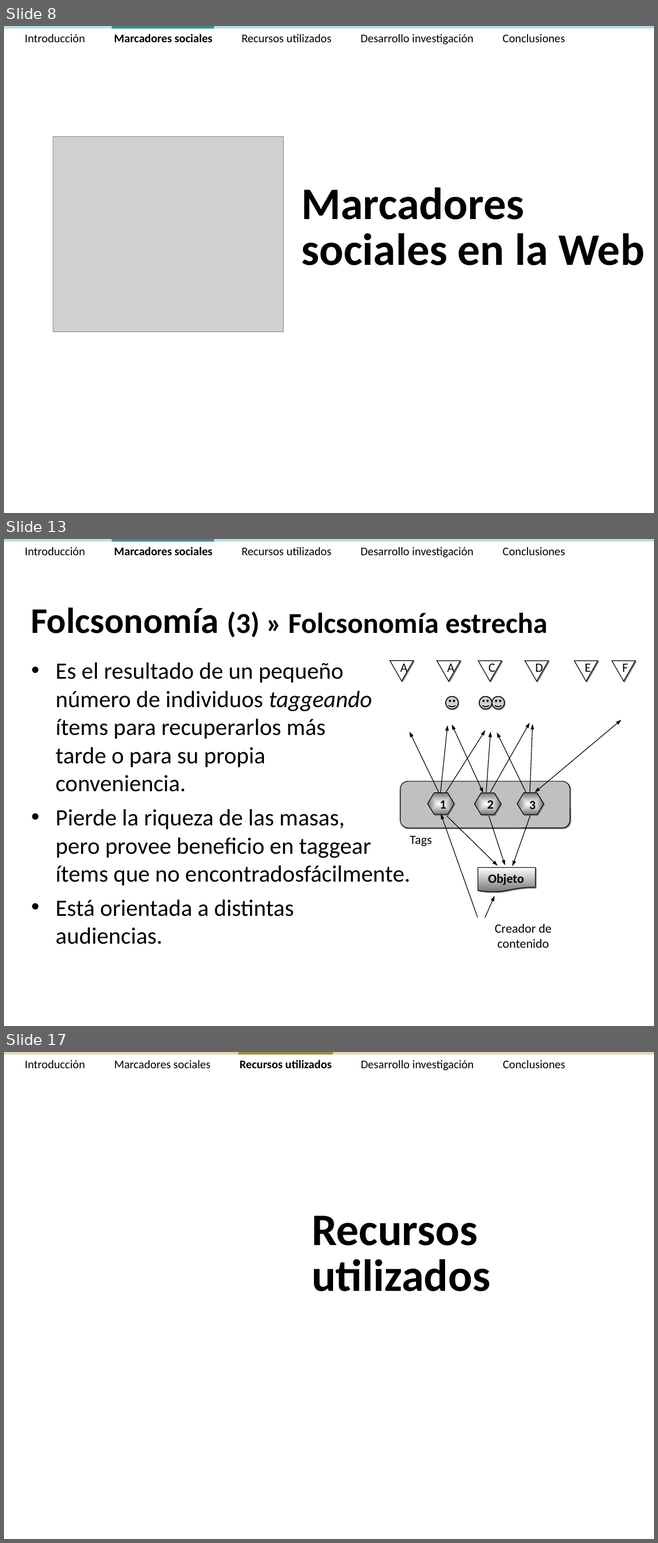
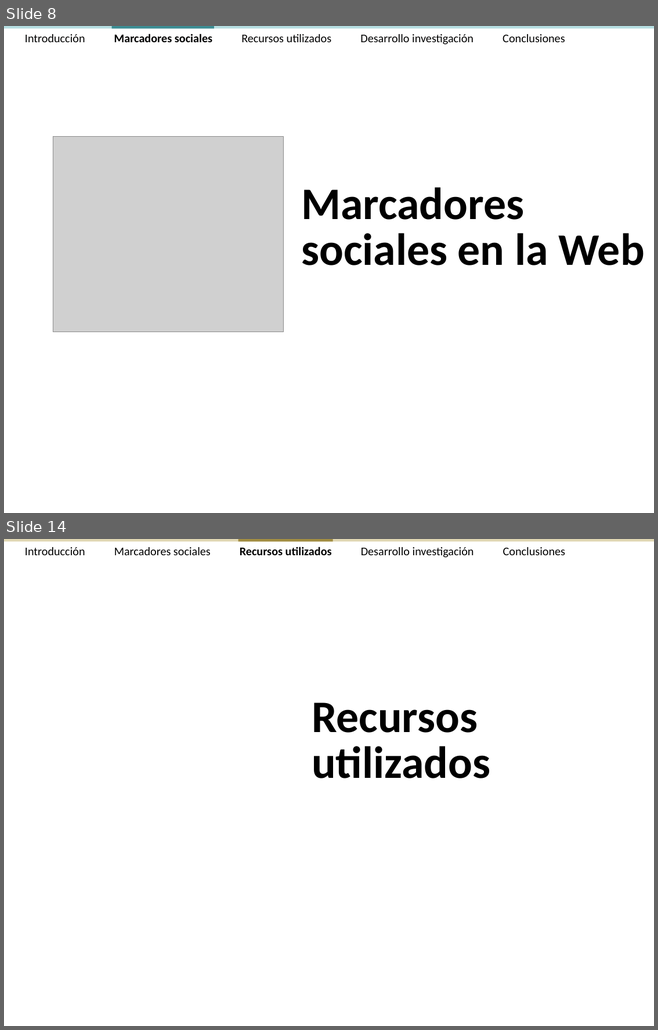
Before and after one commit to ak907kenai/nicotournetesis, a slide deck: docs_trunk/Presentación/Nicolás Tourné - Presentación Tesis (v2.3).ppt. Shown one above the other, each under a label of ours: slides 8, 13 and 17 before the commit, slides 8 and 14 after it; the slides between them are not shown. The pictures are 658x1543 and 658x1030 pixels, drawn with LibreOffice and Linux fonts; fonts in the diff are those of the drawing; grey boxes stand for pictures; background and template pictures are left out. Boxes give left, top, right and bottom in pixels: in the first picture for what was removed or moved away, otherwise in the second. Text is boxed around its words. In the diff, an @@ line names an element or a change of style, - is before the commit and + after.

```diff
--- a/docs_trunk/Presentación/Nicolás Tourné - Presentación Tesis (v2.3).ppt
+++ b/docs_trunk/Presentación/Nicolás Tourné - Presentación Tesis (v2.3).ppt
@@ slide 13 removed at [4, 539, 654, 1026], background #FFFFFF @@
@@ rectangle removed at [4, 539, 654, 541] @@
@@ text removed at [25, 547, 564, 558] @@
-Introducción Marcadores sociales Recursos utilizados Desarrollo investigación Conclusiones
@@ rectangle removed at [112, 539, 214, 541] @@
@@ title removed at [31, 607, 547, 638] @@
-Folcsonomía (3) » Folcsonomía estrecha
@@ triangle removed at [390, 660, 413, 681] @@
@@ text removed at [56, 663, 410, 944] @@
-• Es el resultado de un pequeño
-  número de individuos taggeando
-  ítems para recuperarlos más
-  tarde o para su propia
-  conveniencia.
-• Pierde la riqueza de las masas,
-  pero provee beneficio en taggear
-  ítems que no encontradosfácilmente.
-• Está orientada a distintas
-  audiencias.
@@ text removed at [400, 661, 408, 675] @@
-A
@@ triangle removed at [437, 661, 460, 681] @@
@@ text removed at [447, 664, 455, 676] @@
-A
@@ triangle removed at [477, 661, 501, 681] @@
@@ text removed at [488, 664, 495, 676] @@
-C
@@ triangle removed at [524, 661, 547, 681] @@
@@ text removed at [535, 664, 542, 676] @@
-D
@@ triangle removed at [574, 661, 597, 681] @@
@@ text removed at [585, 664, 591, 676] @@
-E
@@ triangle removed at [611, 661, 635, 681] @@
@@ text removed at [622, 664, 628, 676] @@
-F
@@ group removed at [400, 696, 621, 948]: 12 arrows, 5 texts, 3 pictures, 3 hexagons, 2 double arrows, 1 rounded rectangle @@
-1
-2
-3
-Tags
-Creador de contenido
@@ flow chart document removed at [477, 868, 535, 892] @@
@@ text removed at [488, 873, 524, 885] @@
-Objeto
@@ what was slide 17 is now slide 14 @@
```
Also in this commit, not shown: 5 slides changed, 2 other slides removed, 2 other files.
